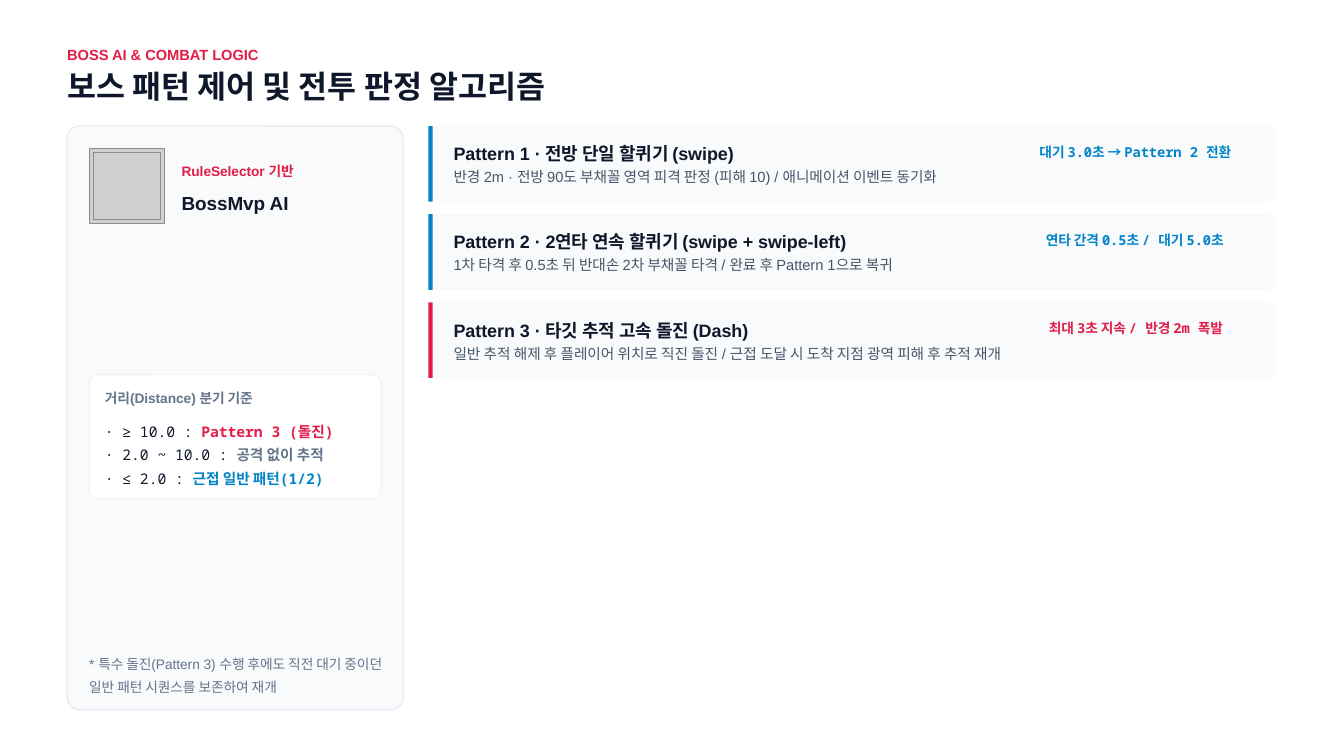
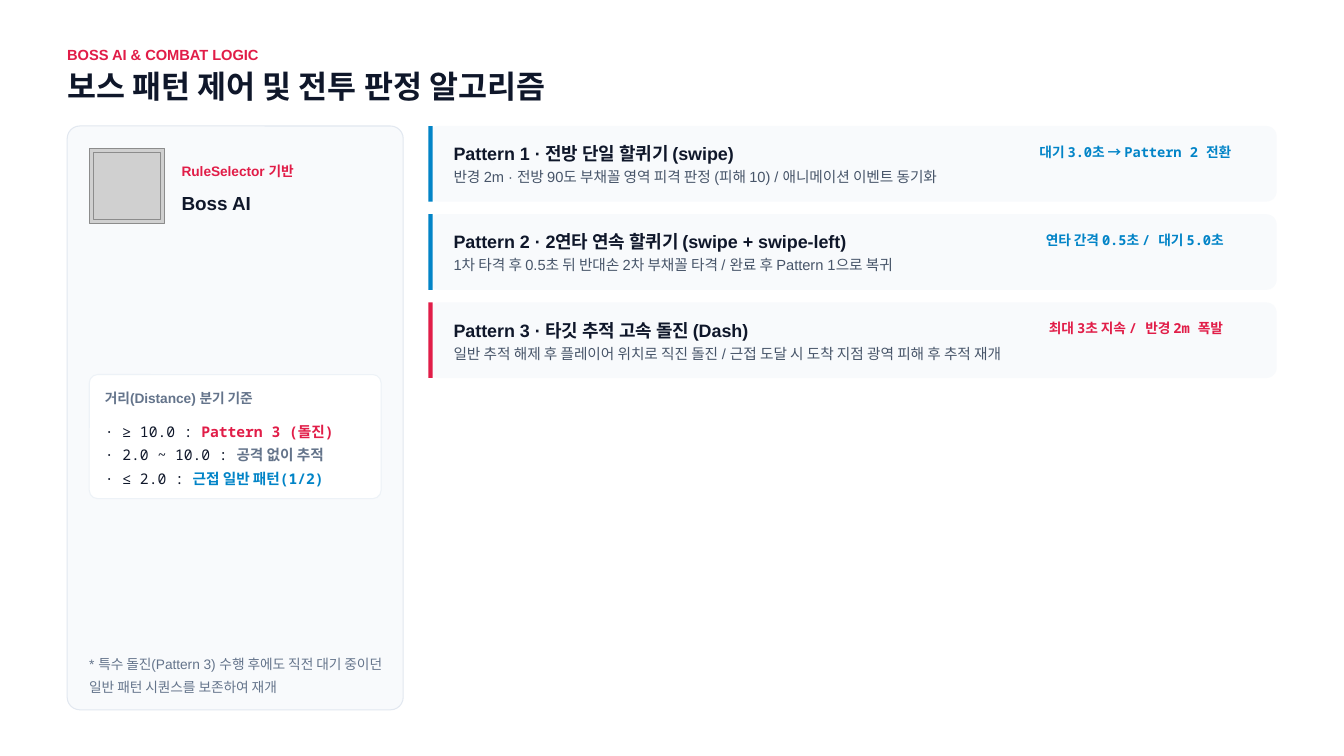
Before and after one commit to gitgiung/SBSAcademy_Team01, a slide deck: slide 8 of 좀비소울 프로젝트 개발 현황 보고.pptx. Drawn at 1344x756 pixels with LibreOffice and Linux fonts; fonts in the diff are those of the drawing; grey boxes stand for pictures. Boxes give left, top, right and bottom in pixels: in the first picture for what was removed or moved away, otherwise in the second. Text is boxed around its words. In the diff, an @@ line names an element or a change of style, - is before the commit and + after.

```diff
--- a/좀비소울 프로젝트 개발 현황 보고.pptx
+++ b/좀비소울 프로젝트 개발 현황 보고.pptx
@@ text at (182, 197, 251, 210): text changed @@
-BossMvp AI
+Boss AI
```
Also in this commit, not shown: 9 other slides changed, 1 slide added, 11 other files.
